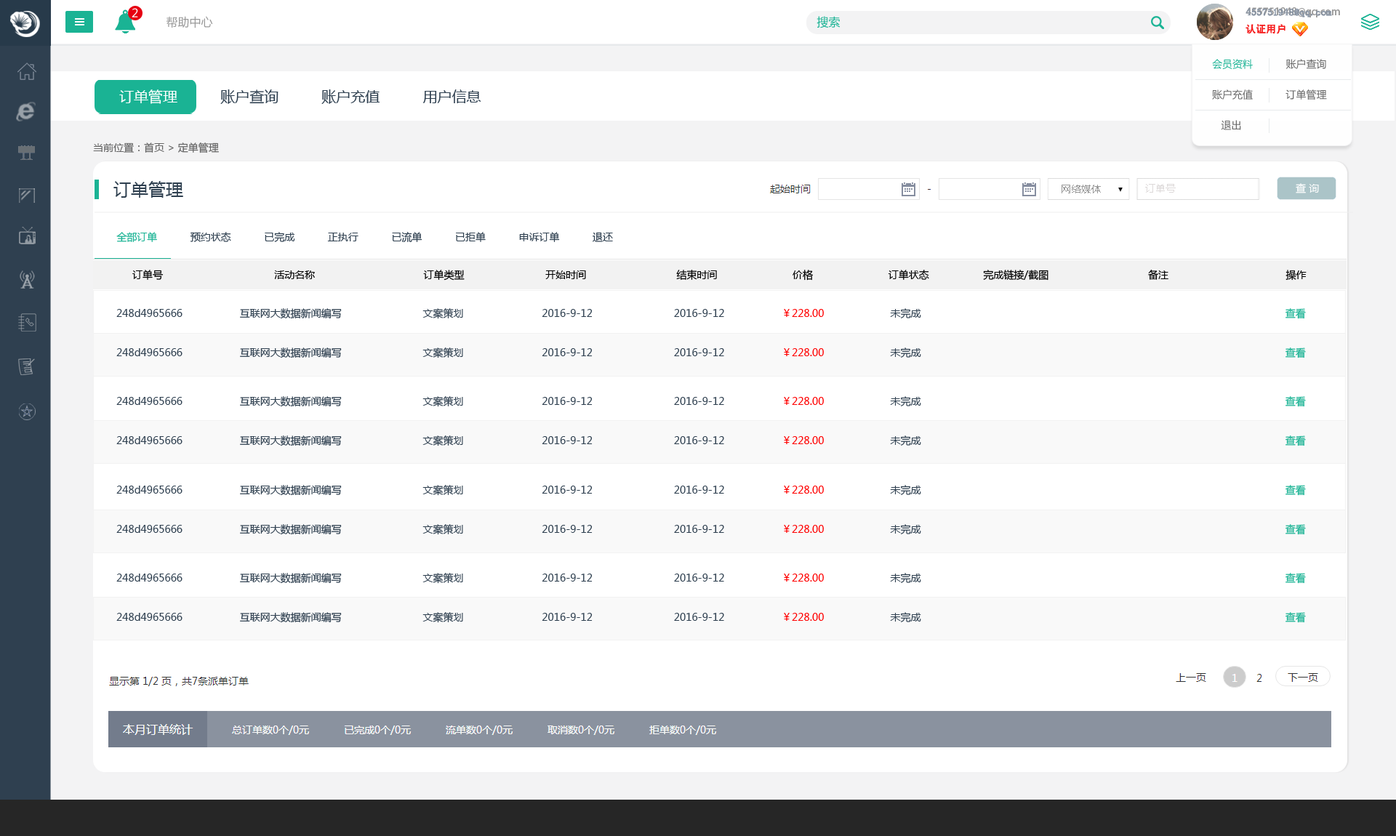
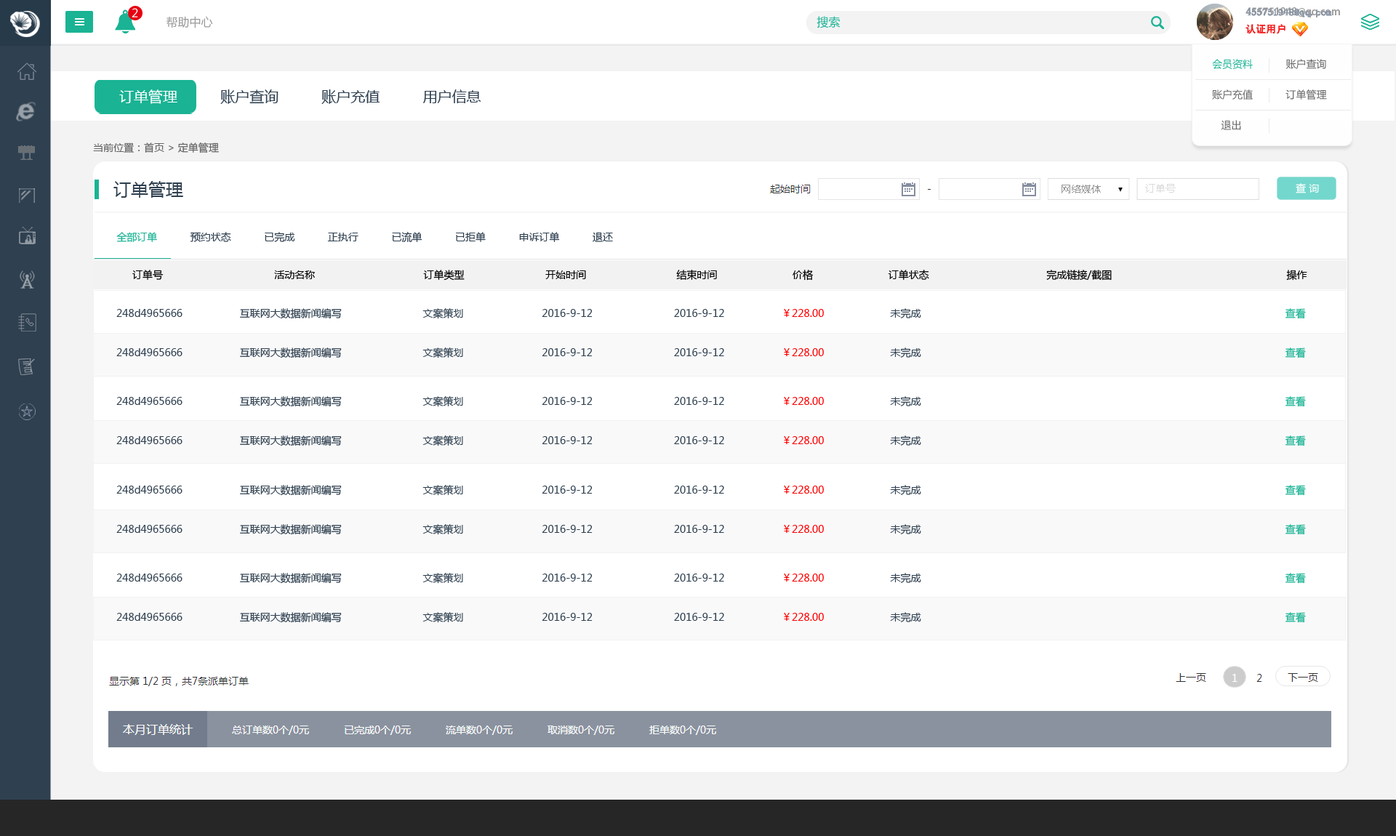
Before/after of a (1396, 836) layered artwork. What changed in the layer stack:
painted on "订单号 活动名称" over [983, 269, 1308, 281]
painted on "图层 91" over [1277, 176, 1337, 200]
